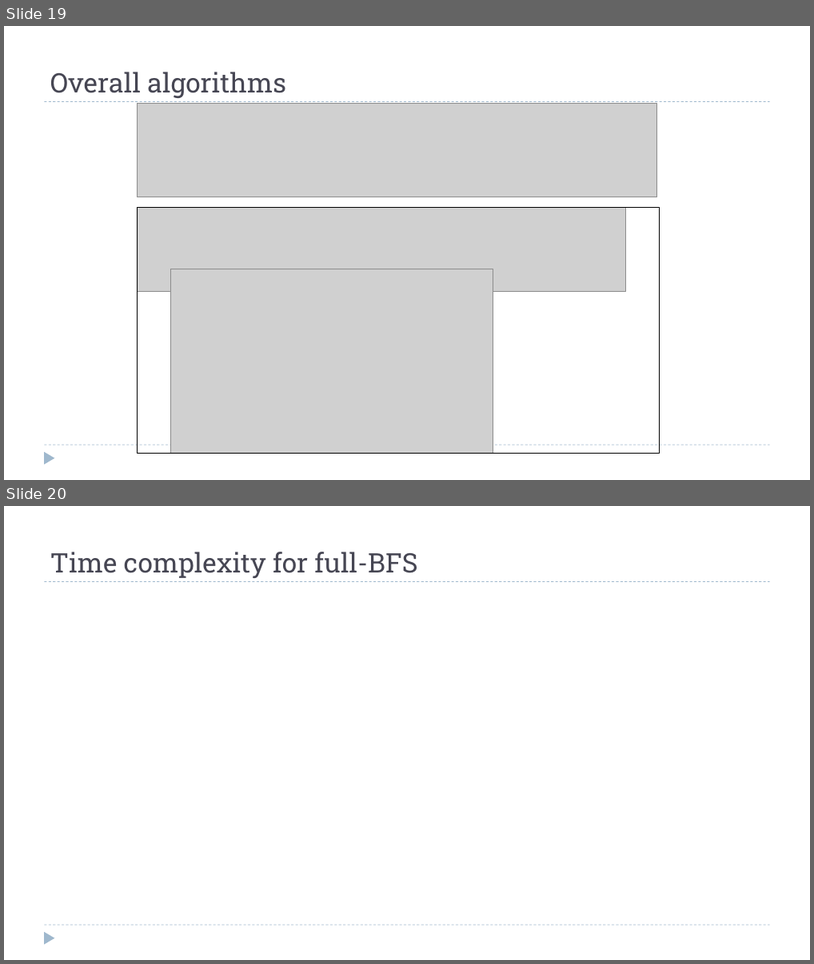
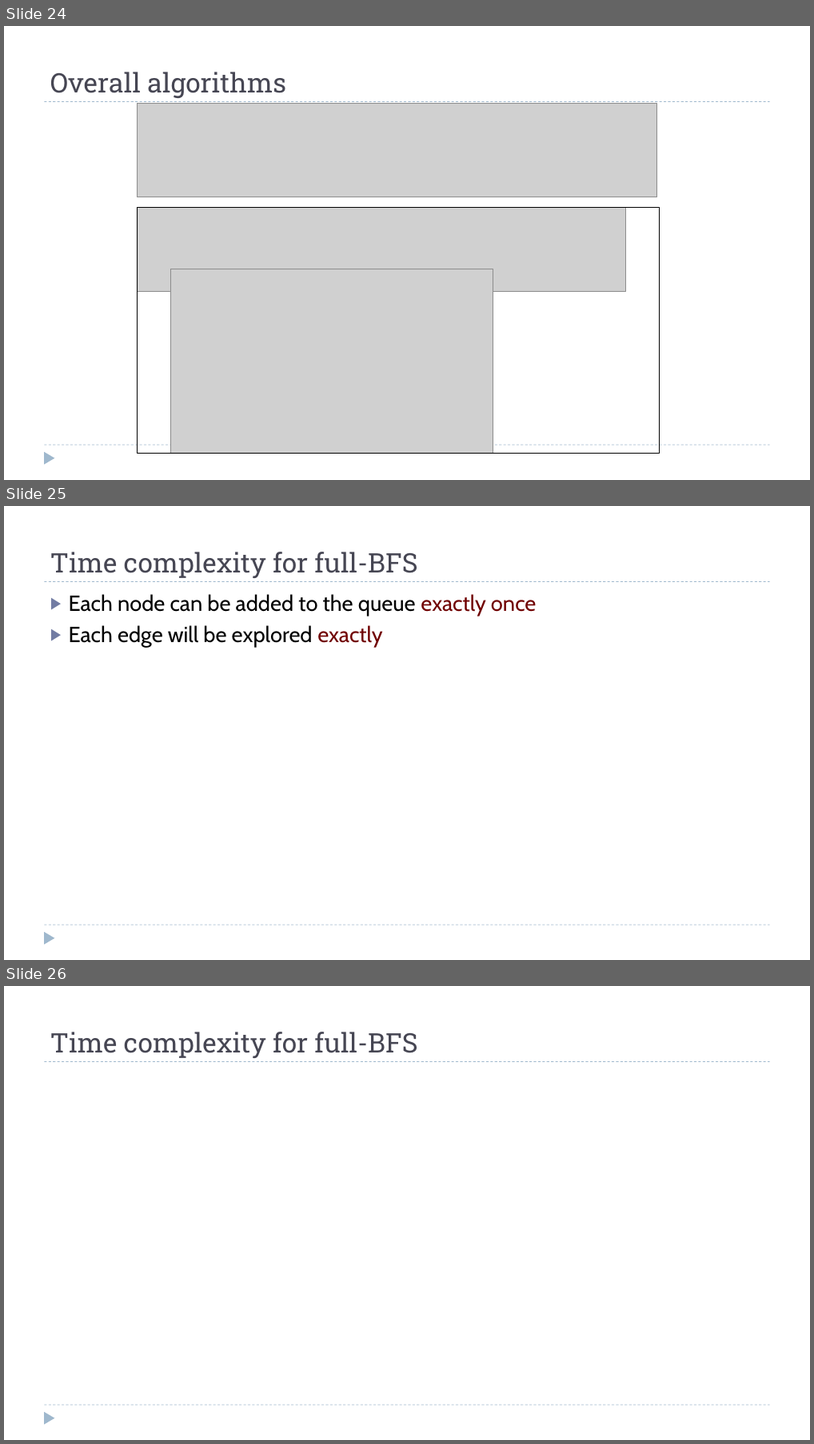
Before and after one commit to dsc-courses/dsc40b-2025-wi, a slide deck: materials/lectures/11-bfs-pt_I/slides.pptx. Shown one above the other, each under a label of ours: slides 19 and 20 before the commit, slides 24, 25 and 26 after it. The pictures are 814x964 and 814x1444 pixels, drawn with LibreOffice and Linux fonts; fonts in the diff are those of the drawing; grey boxes stand for pictures. Boxes give left, top, right and bottom in pixels: in the first picture for what was removed or moved away, otherwise in the second. Text is boxed around its words. In the diff, an @@ line names an element or a change of style, - is before the commit and + after.

```diff
--- a/materials/lectures/11-bfs-pt_I/slides.pptx
+++ b/materials/lectures/11-bfs-pt_I/slides.pptx
@@ slide 25 added at [4, 506, 810, 960], background #FFFFFF; not listed: 3 template elements that a slide beside it also shows @@
@@ title added at [50, 552, 418, 578], 32 pt, text #464653 @@
+Time complexity for full-BFS
@@ text added at [69, 594, 536, 648], 26 pt, text #000000 @@
+▶ Each node can be added to the queue exactly once
+▶ Each edge will be explored exactly
@@ what was slide 19 is now slide 24 @@
@@ what was slide 20 is now slide 26 @@
```
Also in this commit, not shown: 2 slides changed, 7 other slides added, 22 other files.
